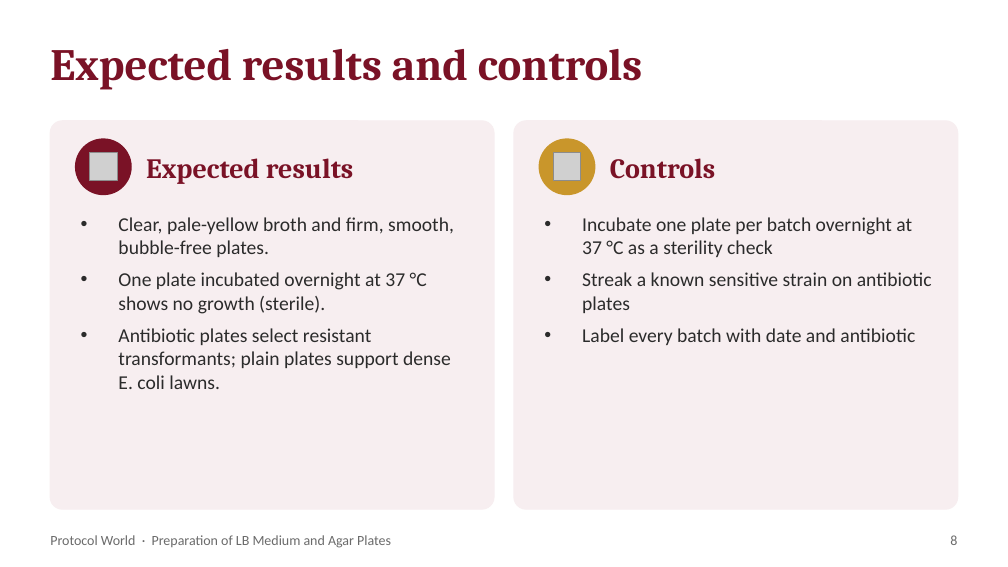
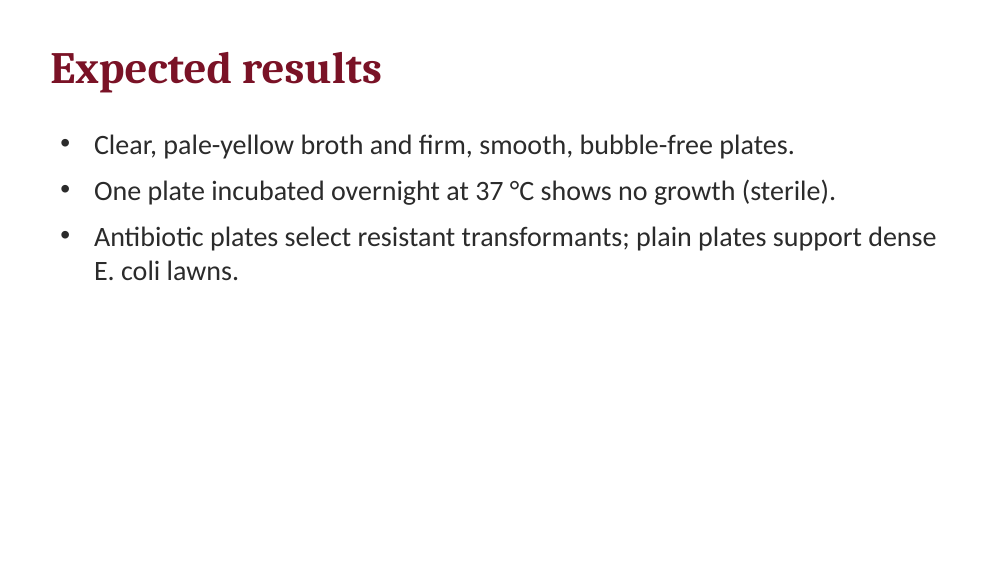
Before and after one commit to ProtocolWorld/ProtocolWorld, a slide deck: slide 10 of uploads/preparation-of-lb-medium-and-agar-plates.pptx (slide 8 before the commit). Drawn at 1008x567 pixels with LibreOffice and Linux fonts; fonts in the diff are those of the drawing; grey boxes stand for pictures. Boxes give left, top, right and bottom in pixels: in the first picture for what was removed or moved away, otherwise in the second. Text is boxed around its words. In the diff, an @@ line names an element or a change of style, - is before the commit and + after.

```diff
--- a/uploads/preparation-of-lb-medium-and-agar-plates.pptx
+++ b/uploads/preparation-of-lb-medium-and-agar-plates.pptx
@@ text at (x1=50, y1=52, x2=382, y2=93): text changed @@
-Expected results and controls
+Expected results
@@ rounded rectangle removed at (x1=50, y1=121, x2=494, y2=509) @@
@@ text "Clear, pale-yellow broth and firm, ..." moved from (x1=118, y1=217, x2=454, y2=389) to (x1=94, y1=134, x2=936, y2=280) @@
@@ text "Clear, pale-yellow broth and firm, ..." at (x1=94, y1=134, x2=936, y2=280): size 14 to 20 pt; indent changed; more space between paragraphs @@
@@ ellipse removed at (x1=76, y1=139, x2=131, y2=195) @@
@@ rounded rectangle removed at (x1=514, y1=121, x2=958, y2=509) @@
@@ ellipse removed at (x1=539, y1=139, x2=595, y2=195) @@
@@ picture removed at (x1=90, y1=153, x2=118, y2=181) @@
@@ text removed at (x1=146, y1=158, x2=354, y2=184) @@
-Expected results
@@ picture removed at (x1=553, y1=153, x2=582, y2=181) @@
@@ text removed at (x1=610, y1=158, x2=716, y2=179) @@
-Controls
@@ text removed at (x1=582, y1=217, x2=932, y2=345) @@
-• Incubate one plate per batch overnight at 37 °C as a sterility check
-• Streak a known sensitive strain on antibiotic plates
-• Label every batch with date and antibiotic
@@ text removed at (x1=50, y1=535, x2=391, y2=548) @@
-Protocol World · Preparation of LB Medium and Agar Plates
@@ text removed at (x1=950, y1=535, x2=957, y2=545) @@
-8
```
Also in this commit, not shown: 10 other slides changed, 5 slides added, 5 other files.
